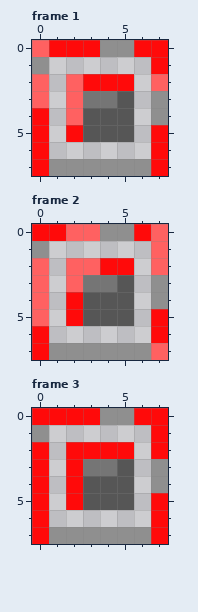
Pixel-art file, stored at virus/virus.aseprite. The first picture shows the starting point.
8x8 pixels, 3 frames. Shown: frame 1, frame 2, frame 3.
Now the later version:
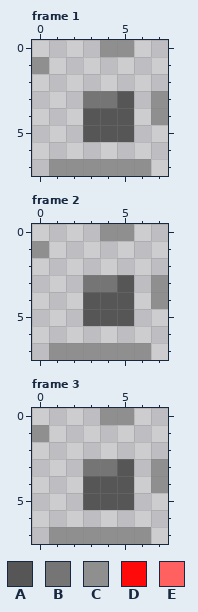
Palette (. is transparent): A #565656  B #757575  C #8f8f8f  D #ff0a0a  E #ff6161
What changed:
layer "ENERGY" now hidden
layer "ENERGY_SIMPLE" now hidden
--- frame 1
@@ x 0..7 @@
-0 EDDDCCDD
-1 C......D
-2 E.EDDD.E
-3 E.EBBA.C
-4 D.EAAA.C
-5 D.DAAA.D
-6 D......D
-7 DCCCCCCD
+0 ....CC..
+1 C.......
+2 ........
+3 ...BBA.C
+4 ...AAA.C
+5 ...AAA..
+6 ........
+7 .CCCCCC.
--- frame 2
@@ x 0..7 @@
-0 DDEECCDE
-1 C......E
-2 E.EEDD.E
-3 E.EBBA.C
-4 E.DAAA.C
-5 E.DAAA.D
-6 D......D
-7 DCCCCCCE
+0 ....CC..
+1 C.......
+2 ........
+3 ...BBA.C
+4 ...AAA.C
+5 ...AAA..
+6 ........
+7 .CCCCCC.
--- frame 3
@@ x 0..7 @@
-0 DDDDCCDD
-1 C......D
-2 D.DDDD.D
-3 D.DBBA.C
-4 D.DAAA.C
-5 D.DAAA.D
-6 D......D
-7 DCCCCCCD
+0 ....CC..
+1 C.......
+2 ........
+3 ...BBA.C
+4 ...AAA.C
+5 ...AAA..
+6 ........
+7 .CCCCCC.
Where, in picture pixels (left, top, right, bottom), the same in both pictures:
erased: (32, 40, 168, 176)
erased: (32, 224, 168, 360)
erased: (32, 408, 168, 544)
